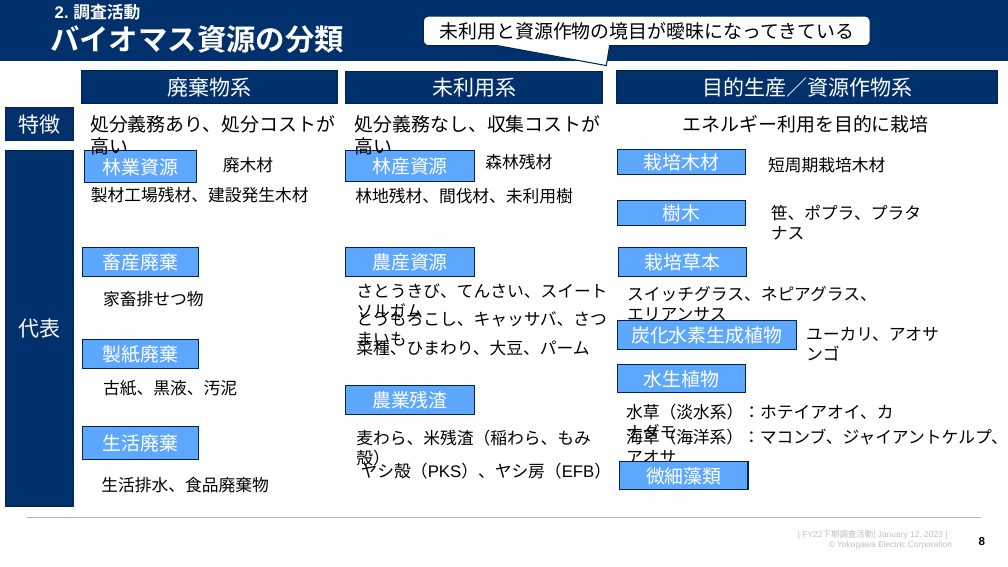
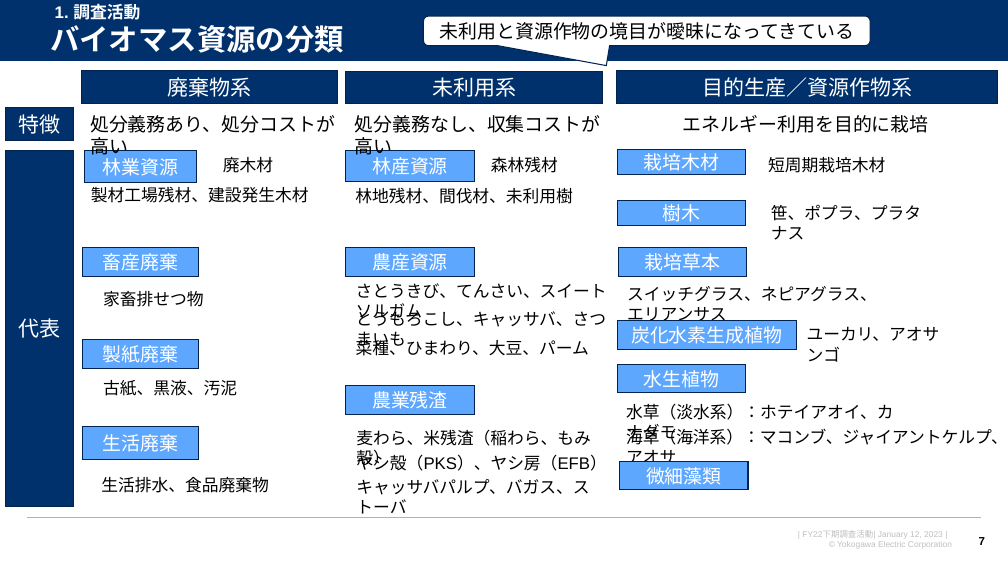
Before and after one commit to watarukumagai-git/denovo, a slide deck: slide 7 of survey_doc/230119_人工酵素設計_進捗報告_rev.0.pptx (slide 8 before the commit). Drawn at 1008x567 pixels with LibreOffice and Linux fonts; fonts in the diff are those of the drawing; background and template pictures are left out. Boxes give left, top, right and bottom in pixels: in the first picture for what was removed or moved away, otherwise in the second. Text is boxed around its words. In the diff, an @@ line names an element or a change of style, - is before the commit and + after.

```diff
--- a/survey_doc/230119_人工酵素設計_進捗報告_rev.0.pptx
+++ b/survey_doc/230119_人工酵素設計_進捗報告_rev.0.pptx
@@ text at <box>55,1,140,23</box>: text changed @@
-2. 調査活動
+1. 調査活動
@@ text "森林残材": place and size @@
-text "森林残材" at <box>485,154,552,170</box>
+text "森林残材" at <box>491,156,558,173</box>
@@ text "ヤシ殻（PKS）、ヤシ房（EFB）": place and size @@
-text "ヤシ殻（PKS）、ヤシ房（EFB）" at <box>361,460,611,479</box>
+text "ヤシ殻（PKS）、ヤシ房（EFB）" at <box>356,452,606,471</box>
@@ text added at <box>356,479,589,518</box>, 16 pt, text #000000 @@
+キャッサバパルプ、バガス、ストーバ
@@ page number at <box>979,537,985,545</box>: text changed @@
-8
+7
```
Also in this commit, not shown: 8 other slides changed, 5 slides added, 6 slides removed.
